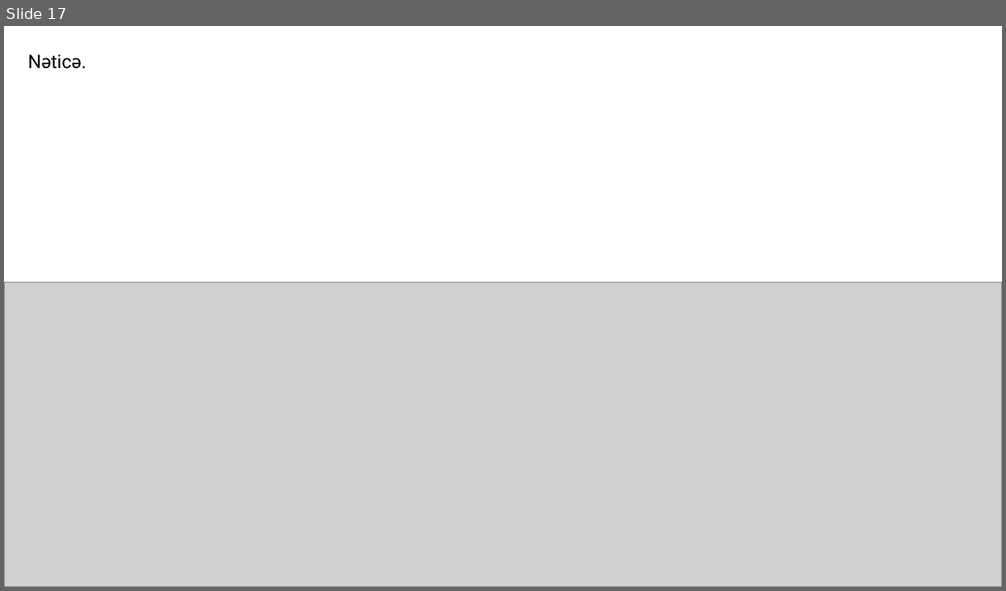
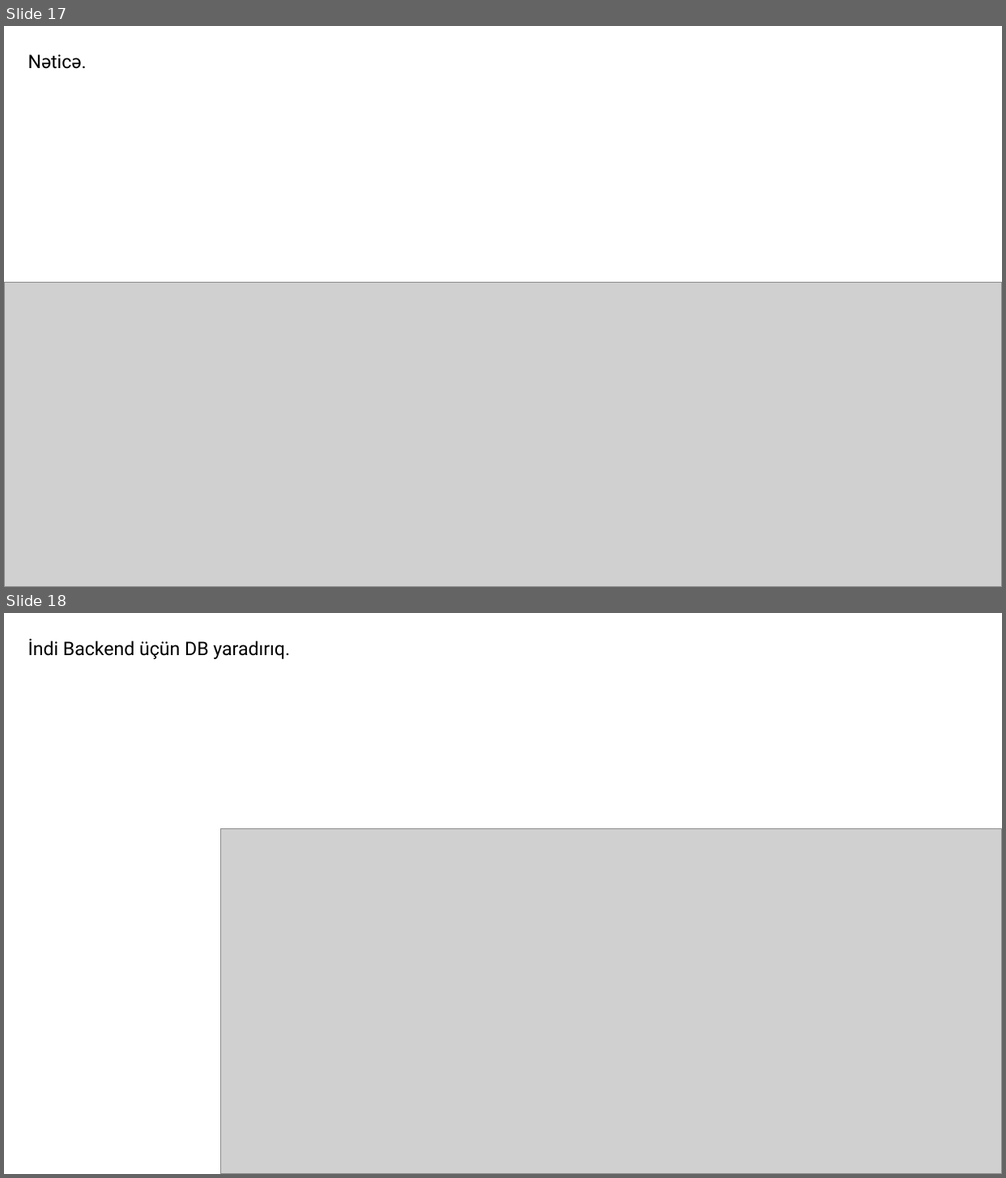
Before and after one commit to codeurient/REST-API, a slide deck: .lessons/5 RestFullApi 2/1.pptx. Shown one above the other, each under a label of ours: slide 17 before the commit, slides 17 and 18 after it. The pictures are 1006x591 and 1006x1178 pixels, drawn with LibreOffice and Linux fonts; fonts in the diff are those of the drawing; grey boxes stand for pictures. Boxes give left, top, right and bottom in pixels: in the first picture for what was removed or moved away, otherwise in the second. Text is boxed around its words. In the diff, an @@ line names an element or a change of style, - is before the commit and + after.

```diff
--- a/.lessons/5 RestFullApi 2/1.pptx
+++ b/.lessons/5 RestFullApi 2/1.pptx
@@ slide 18 added at box(4, 613, 1002, 1174), background #FFFFFF @@
@@ text added at box(28, 638, 290, 659), 18 pt, text #000000 @@
+İndi Backend üçün DB yaradırıq.
@@ picture added at box(220, 828, 1002, 1174) @@
```
Also in this commit, not shown: 1 slide changed, 5 other slides added, 6 slides removed, 3 other files.
